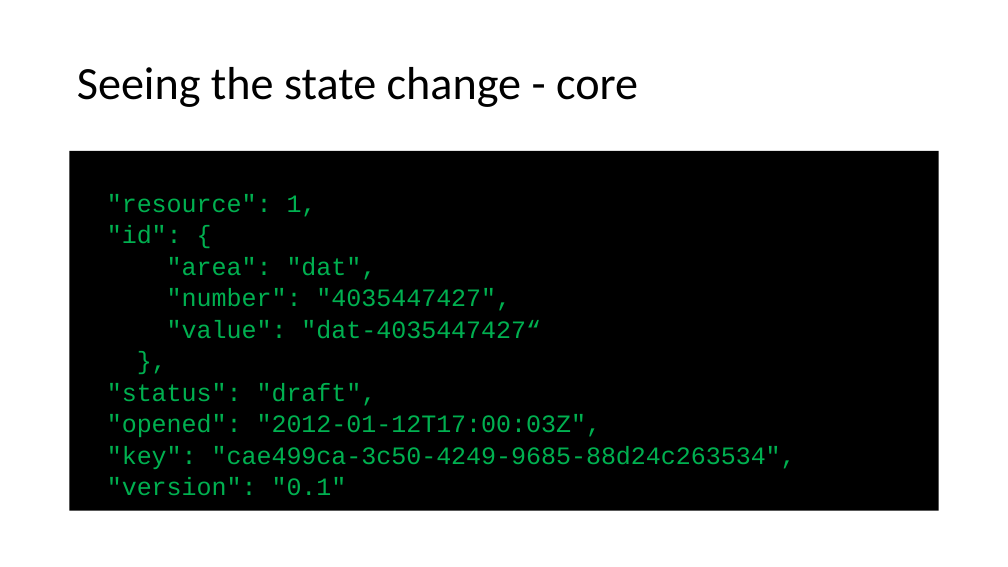
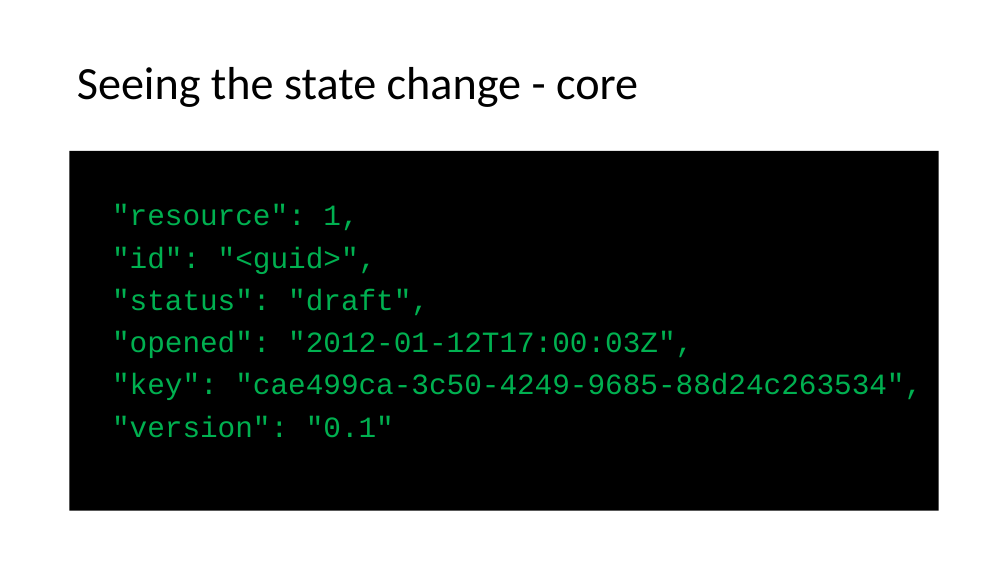
Before and after one commit to IrenaNiu/SU_CPSC_5200_20WQ, a slide deck: slide 10 of lectures/01 - API Design Part I.pptx. Drawn at 1008x567 pixels with LibreOffice and Linux fonts; fonts in the diff are those of the drawing. Boxes give left, top, right and bottom in pixels: in the first picture for what was removed or moved away, otherwise in the second. Text is boxed around its words. In the diff, an @@ line names an element or a change of style, - is before the commit and + after.

```diff
--- a/lectures/01 - API Design Part I.pptx
+++ b/lectures/01 - API Design Part I.pptx
@@ text at bbox=[112, 204, 922, 438]: size 23.8 to 28 pt in ""resource": 1,", ""status": "draft",", ""opened": "2012-01-12T17:00:03Z",", ""key": "cae499ca-3c50-4249-9685-88d24c263534"," and 1 more places; line spacing 0.7 to 0.9 @@
@@ text at bbox=[112, 247, 377, 274]: text changed; size 23.8 to 28 pt @@
-"id": {
-"area": "dat",
-"number": "4035447427",
-"value": "dat-4035447427“
-},
+"id": "<guid>",
```
Also in this commit, not shown: 4 other slides changed, 34 other files.
